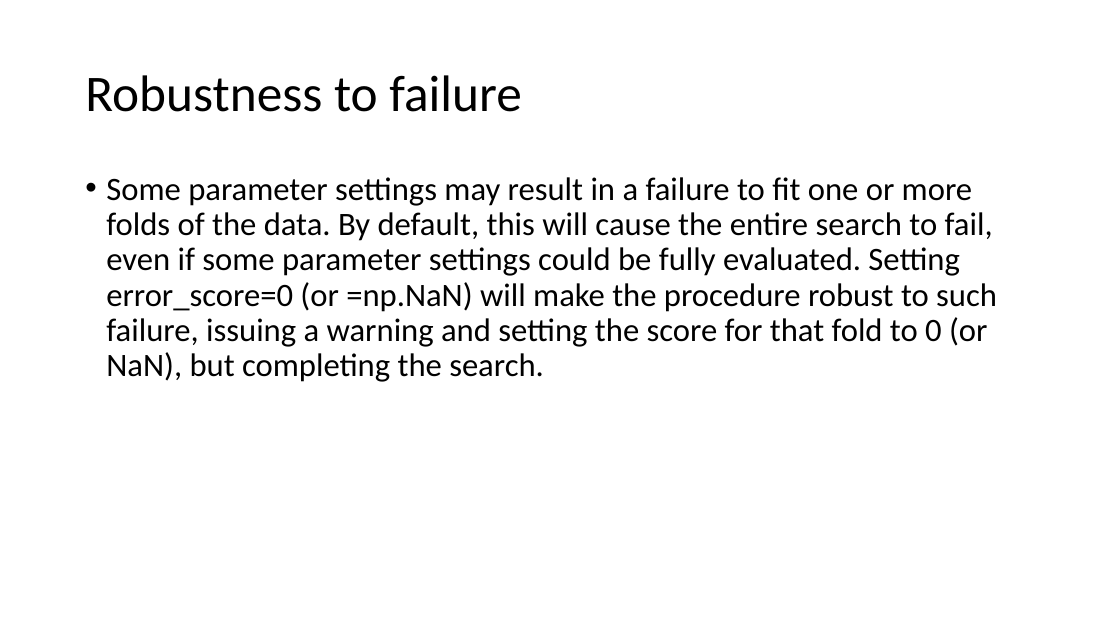
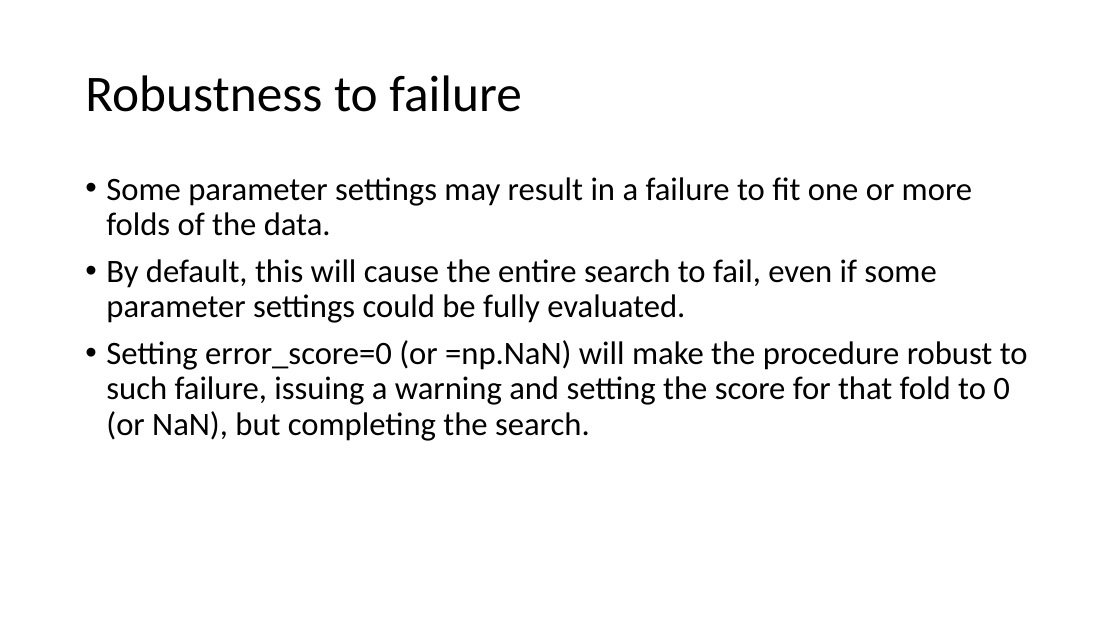
Before and after one commit to FranzGH/IoT_ML, a slide deck: slide 39 of Model selection.pptx (slide 37 before the commit). Drawn at 1120x630 pixels with LibreOffice and Linux fonts; fonts in the diff are those of the drawing. Boxes give left, top, right and bottom in pixels: in the first picture for what was removed or moved away, otherwise in the second. Text is boxed around its words. In the diff, an @@ line names an element or a change of style, - is before the commit and + after.

```diff
--- a/Model selection.pptx
+++ b/Model selection.pptx
@@ text at bbox=[106, 177, 1028, 441]: text changed @@
-• Some parameter settings may result in a failure to fit one or more folds of the data. By default, this will cause the entire search to fail, even if some parameter settings could be fully evaluated. Setting error_score=0 (or =np.NaN) will make the procedure robust to such failure, issuing a warning and setting the score for that fold to 0 (or NaN), but completing the search.
+• Some parameter settings may result in a failure to fit one or more folds of the data.
+• By default, this will cause the entire search to fail, even if some parameter settings could be fully evaluated.
+• Setting error_score=0 (or =np.NaN) will make the procedure robust to such failure, issuing a warning and setting the score for that fold to 0 (or NaN), but completing the search.
```
Also in this commit, not shown: 23 other slides changed, 3 slides added, 1 slide removed, 8 other files.
